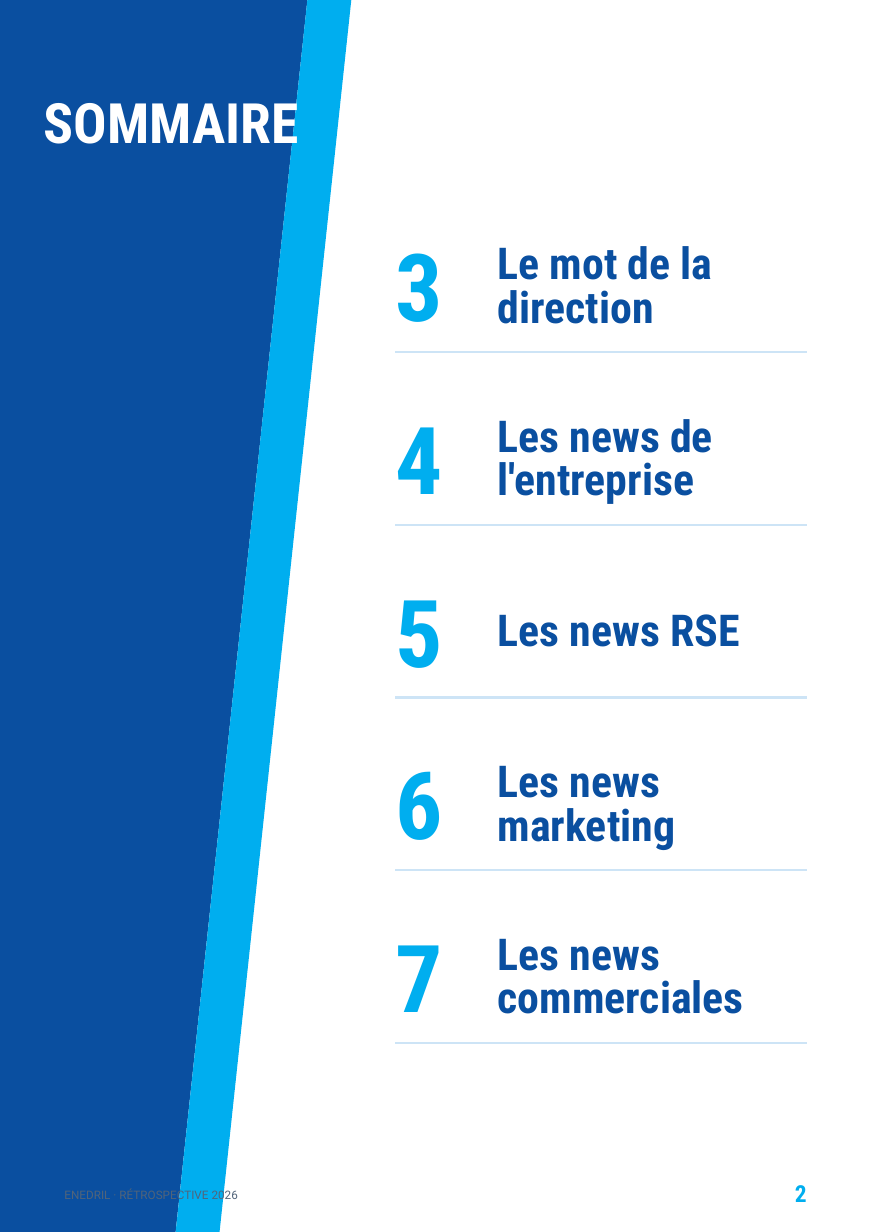
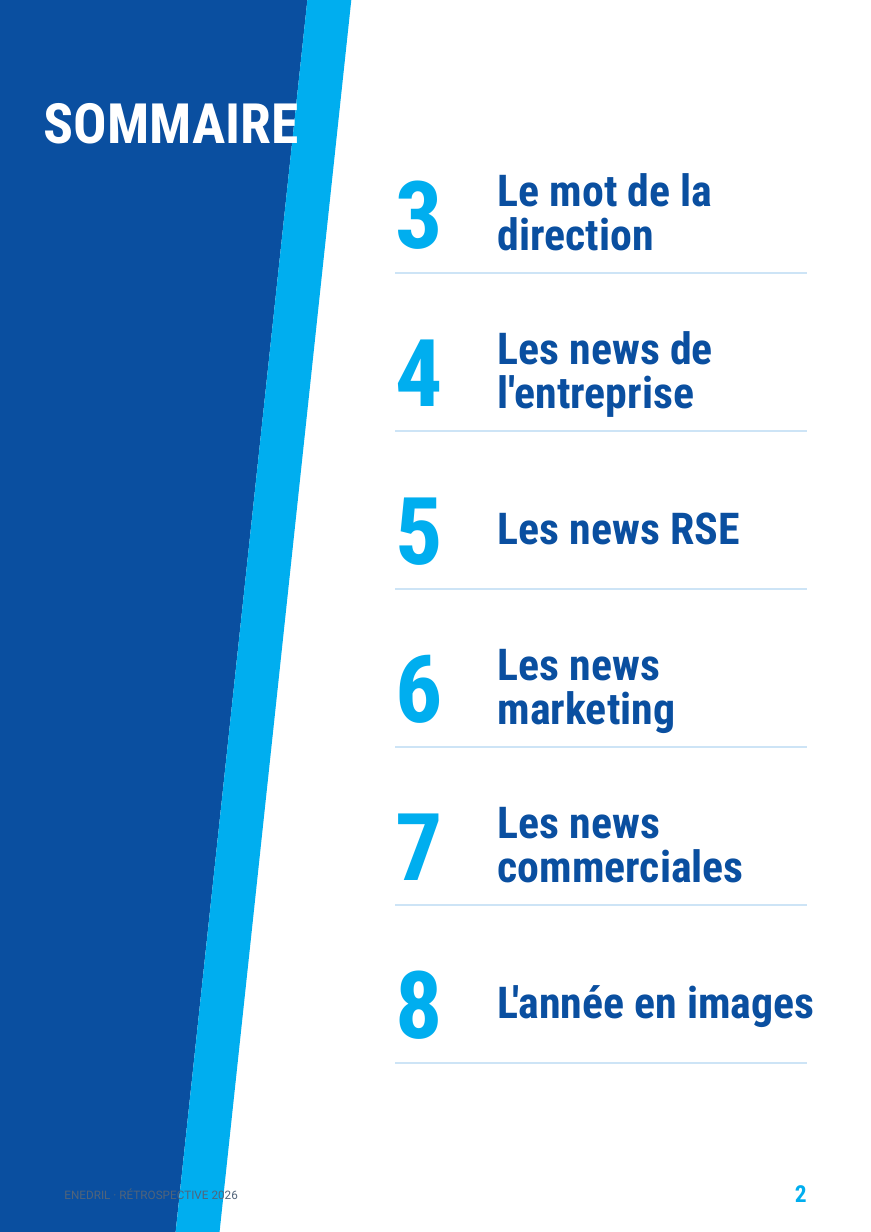
Before and after one commit to paulhdk360/Paul, a slide deck: slide 2 of gazette_2026/Gazette_Enedril_2026_v6.pptx. Drawn at 871x1232 pixels with LibreOffice and Linux fonts; fonts in the diff are those of the drawing. Boxes give left, top, right and bottom in pixels: in the first picture for what was removed or moved away, otherwise in the second. Text is boxed around its words. In the diff, an @@ line names an element or a change of style, - is before the commit and + after.

```diff
--- a/gazette_2026/Gazette_Enedril_2026_v6.pptx
+++ b/gazette_2026/Gazette_Enedril_2026_v6.pptx
@@ text "3": place and size @@
-text "3" at box(395, 253, 442, 322)
+text "3" at box(395, 180, 442, 249)
@@ text "Le mot de la direction": place and size @@
-text "Le mot de la direction" at box(498, 246, 713, 324)
+text "Le mot de la direction" at box(498, 173, 713, 251)
@@ freeform shape: place and size @@
-freeform shape at box(395, 351, 807, 353)
+freeform shape at box(395, 272, 807, 274)
@@ text "4": place and size @@
-text "4" at box(395, 427, 442, 494)
+text "4" at box(395, 339, 442, 406)
@@ text "Les news de l'entreprise": place and size @@
-text "Les news de l'entreprise" at box(498, 419, 713, 504)
+text "Les news de l'entreprise" at box(498, 331, 713, 417)
@@ freeform shape added at box(395, 430, 807, 432), fill #CDE4F6 @@
@@ text "5": place and size @@
-text "5" at box(395, 600, 442, 668)
+text "5" at box(395, 497, 442, 565)
@@ text "Les news RSE": place and size @@
-text "Les news RSE" at box(498, 614, 739, 647)
+text "Les news RSE" at box(498, 512, 739, 545)
@@ freeform shape: place and size @@
-freeform shape at box(395, 524, 807, 526)
+freeform shape at box(395, 588, 807, 591)
@@ text "6": place and size @@
-text "6" at box(395, 771, 442, 840)
+text "6" at box(395, 654, 442, 723)
@@ text "Les news marketing": place and size @@
-text "Les news marketing" at box(498, 765, 676, 850)
+text "Les news marketing" at box(498, 648, 676, 733)
@@ freeform shape: place and size @@
-freeform shape at box(395, 697, 807, 699)
+freeform shape at box(395, 747, 807, 749)
@@ text "7": place and size @@
-text "7" at box(395, 945, 442, 1012)
+text "7" at box(395, 813, 442, 880)
@@ text "Les news commerciales": place and size @@
-text "Les news commerciales" at box(498, 938, 744, 1014)
+text "Les news commerciales" at box(498, 806, 744, 883)
@@ freeform shape: place and size @@
-freeform shape at box(395, 870, 807, 872)
+freeform shape at box(395, 905, 807, 907)
@@ text added at box(395, 970, 442, 1039), 64 pt, text #00AEEF, bold @@
+8
@@ text added at box(498, 985, 814, 1027), 30 pt, text #0A4FA0, bold @@
+L'année en images
@@ freeform shape: place and size @@
-freeform shape at box(395, 1043, 807, 1045)
+freeform shape at box(395, 1063, 807, 1065)
```
Also in this commit, not shown: 1 other slide changed, 1 slide added, 5 other files.
